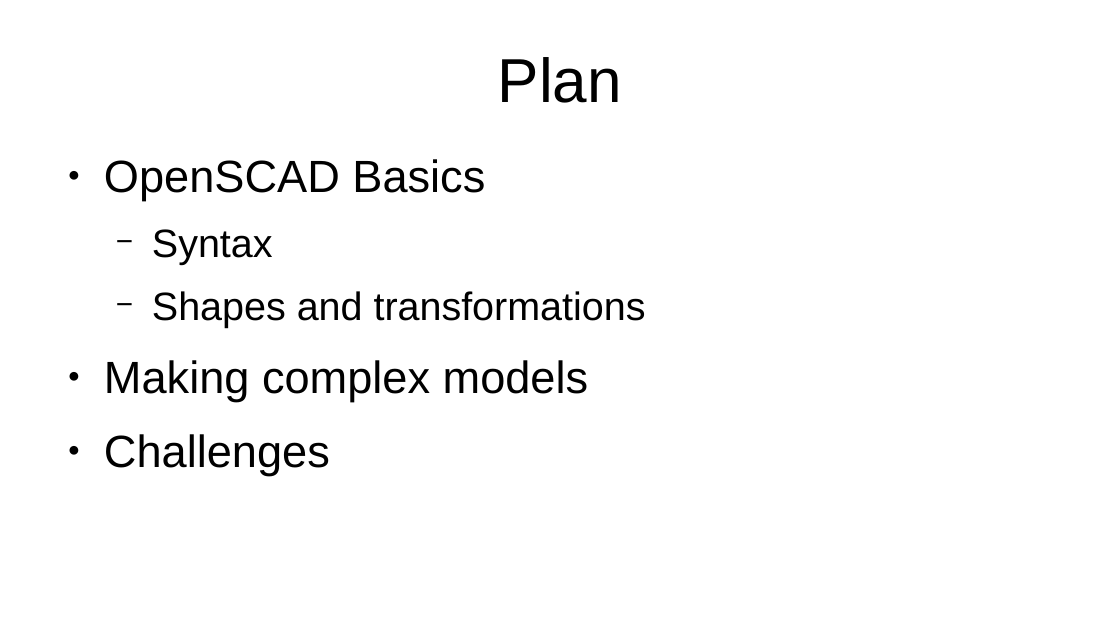
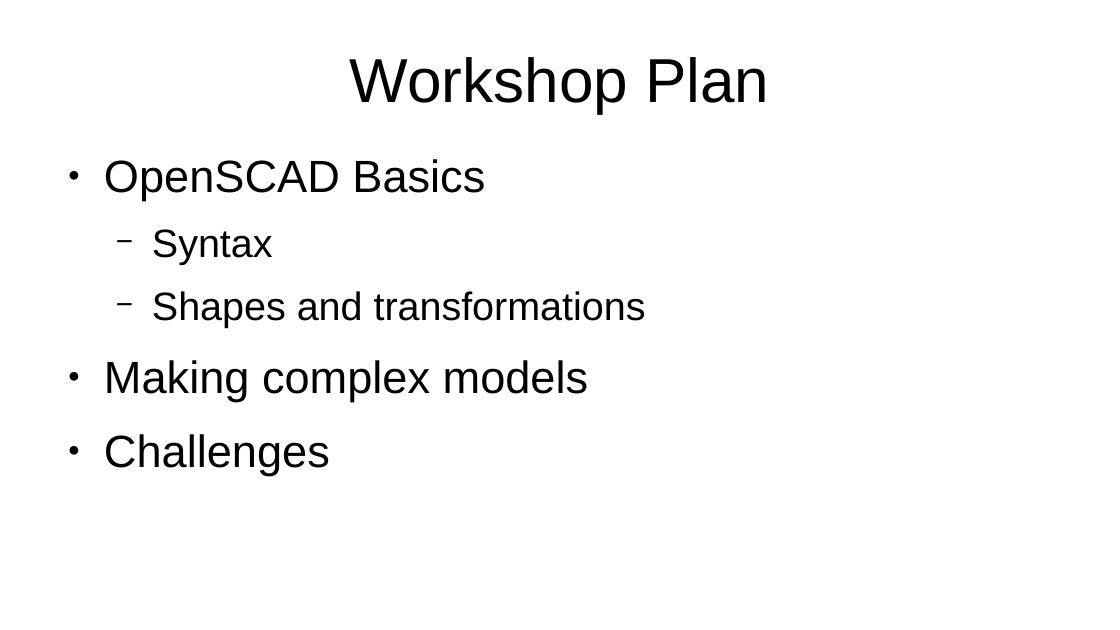
Before and after one commit to ftvkyo/openscad-workshop, a slide deck: slide 3 of slides/20250928 OpenSCAD for Beginners.odp. Drawn at 1120x630 pixels with LibreOffice and Linux fonts; fonts in the diff are those of the drawing. Boxes give left, top, right and bottom in pixels: in the first picture for what was removed or moved away, otherwise in the second. Text is boxed around its words. In the diff, an @@ line names an element or a change of style, - is before the commit and + after.

```diff
--- a/slides/20250928 OpenSCAD for Beginners.odp
+++ b/slides/20250928 OpenSCAD for Beginners.odp
@@ title at [350, 57, 769, 113]: text changed @@
-Plan
+Workshop Plan
```
Also in this commit, not shown: 1 other slide changed, 2 slides added.
